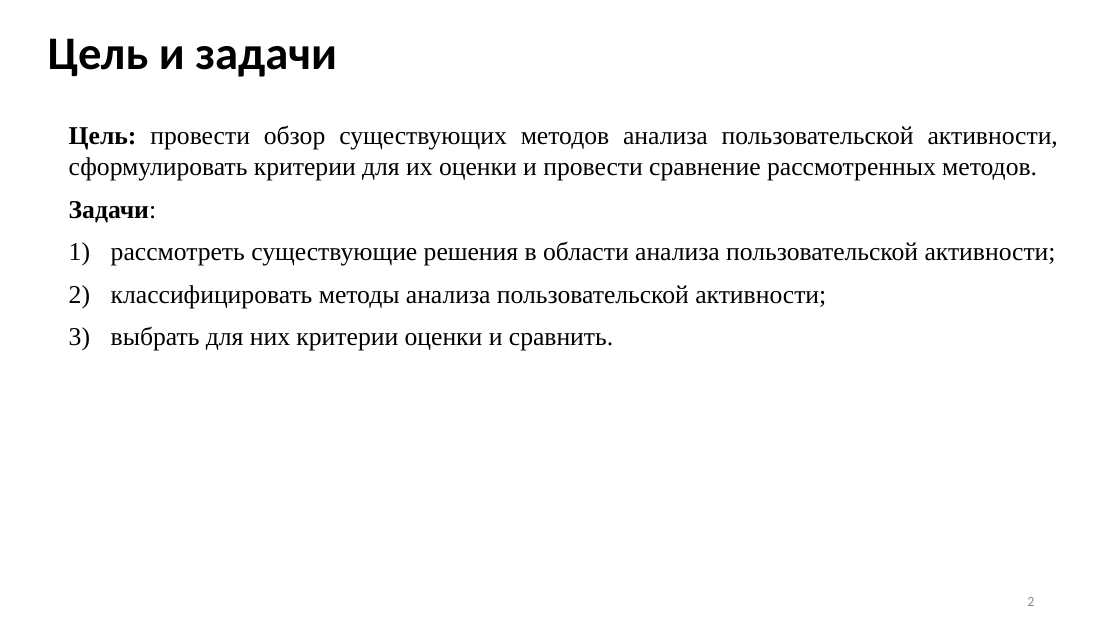
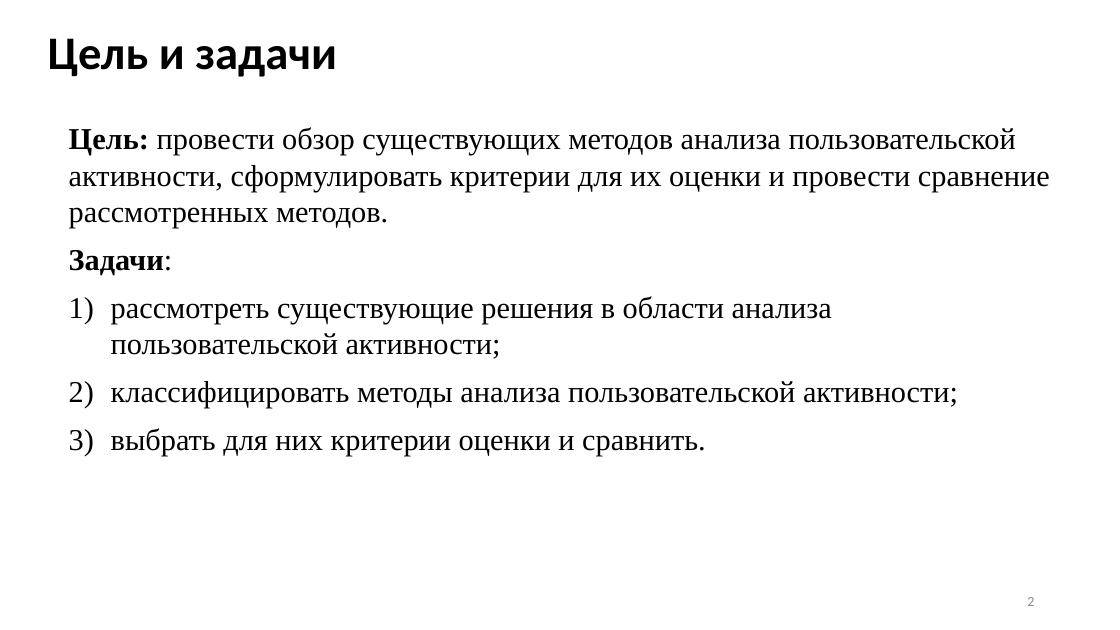
Before and after one commit to Inlucker/7semestr, a slide deck: slide 2 of НИР и ВКР/Презентация/ПронинАС_НИР_презентация.pptx. Drawn at 1120x630 pixels with LibreOffice and Linux fonts; fonts in the diff are those of the drawing. Boxes give left, top, right and bottom in pixels: in the first picture for what was removed or moved away, otherwise in the second. Text is boxed around its words. In the diff, an @@ line names an element or a change of style, - is before the commit and + after.

```diff
--- a/НИР и ВКР/Презентация/ПронинАС_НИР_презентация.pptx
+++ b/НИР и ВКР/Презентация/ПронинАС_НИР_презентация.pptx
@@ text "Цель: провести обзор существующих методов ..." at [69,127,1050,457]: size 22 to 26 pt; alignment justified to left @@
```
Also in this commit, not shown: 8 other slides changed, 1 slide removed, 8 other files.
